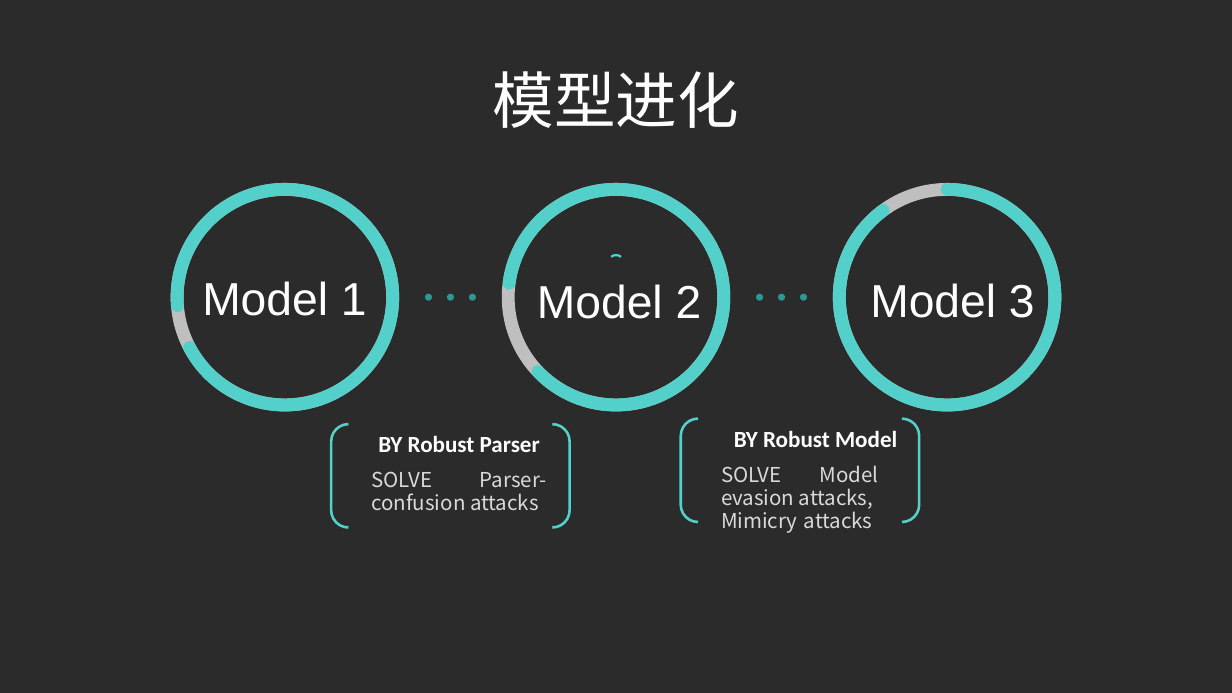
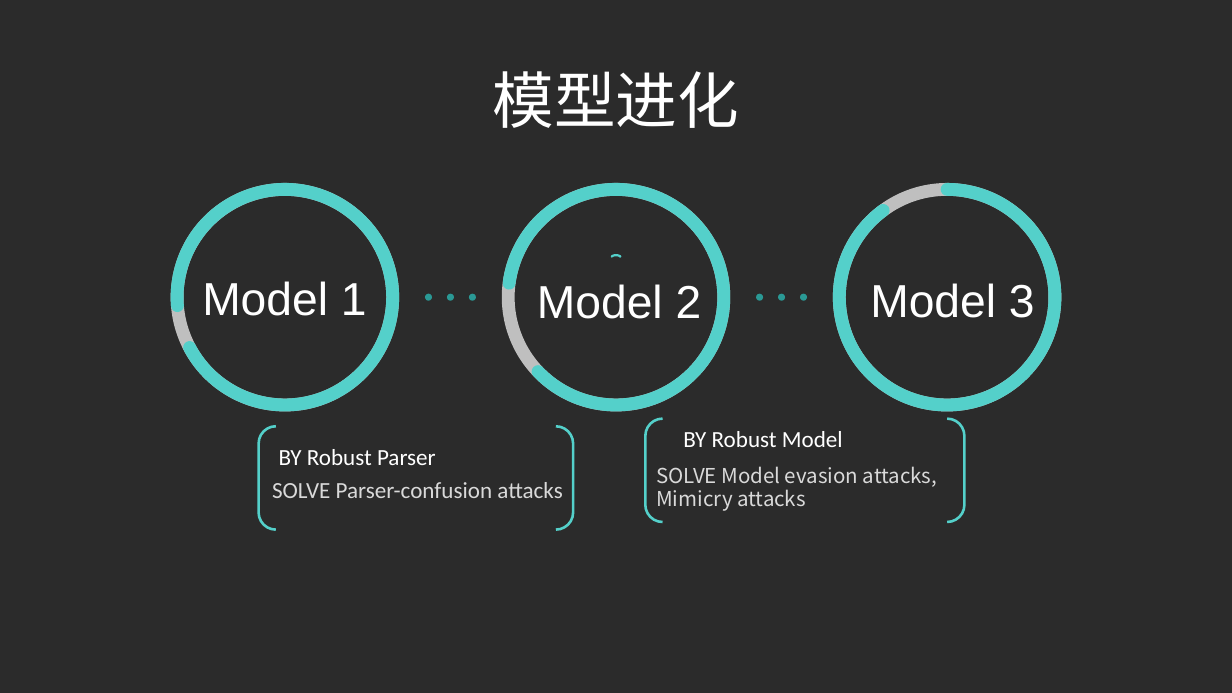
Before and after one commit to Yonahwang/God_with_me, a slide deck: slide 8 of 3Q2018/Q3季度汇报/fengjiao-Deepbule.pptx. Drawn at 1232x693 pixels with LibreOffice and Linux fonts; fonts in the diff are those of the drawing; background and template pictures are left out; a plain dark background stands for a picture behind light text. Boxes give left, top, right and bottom in pixels: in the first picture for what was removed or moved away, otherwise in the second. Text is boxed around its words. In the diff, an @@ line names an element or a change of style, - is before the commit and + after.

```diff
--- a/3Q2018/Q3季度汇报/fengjiao-Deepbule.pptx
+++ b/3Q2018/Q3季度汇报/fengjiao-Deepbule.pptx
@@ bracket pair: place and size @@
-bracket pair at (681,419,920,522)
+bracket pair at (645,419,964,522)
@@ bracket pair: place and size @@
-bracket pair at (331,424,569,528)
+bracket pair at (259,426,573,530)
@@ text "BY Robust Parser" at (279,449,436,465): bold off @@
@@ text "BY Robust Parser": place and size @@
-text "BY Robust Parser" at (378,435,540,452)
+text "BY Robust Parser" at (279,449,436,465)
@@ text "BY Robust Model": place and size @@
-text "BY Robust Model" at (734,430,897,447)
+text "BY Robust Model" at (683,431,843,447)
@@ text "BY Robust Model" at (683,431,843,447): bold off @@
@@ text "SOLVE Parser-confusion attacks": place and size @@
-text "SOLVE Parser-confusion attacks" at (372,471,547,510)
+text "SOLVE Parser-confusion attacks" at (272,482,562,498)
@@ text "SOLVE Parser-confusion attacks" at (272,482,562,498): size 16 to 18 pt, font Noto Sans CJK SC to Calibri @@
@@ text "SOLVE Model evasion attacks," rewrapped from (721,465,879,533) to (656,466,937,511) @@
```
Also in this commit, not shown: 4 other slides changed, 3 other files.
